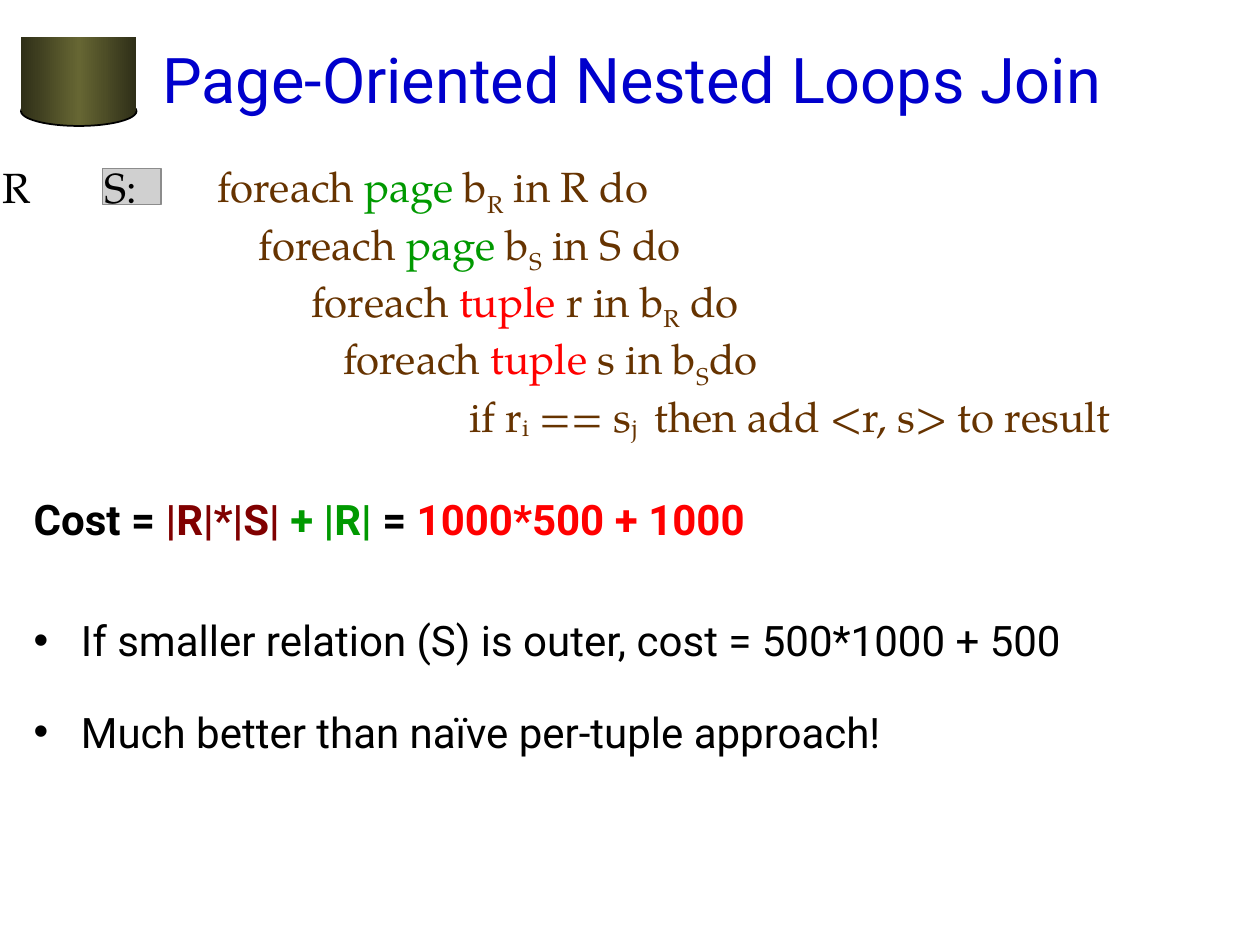
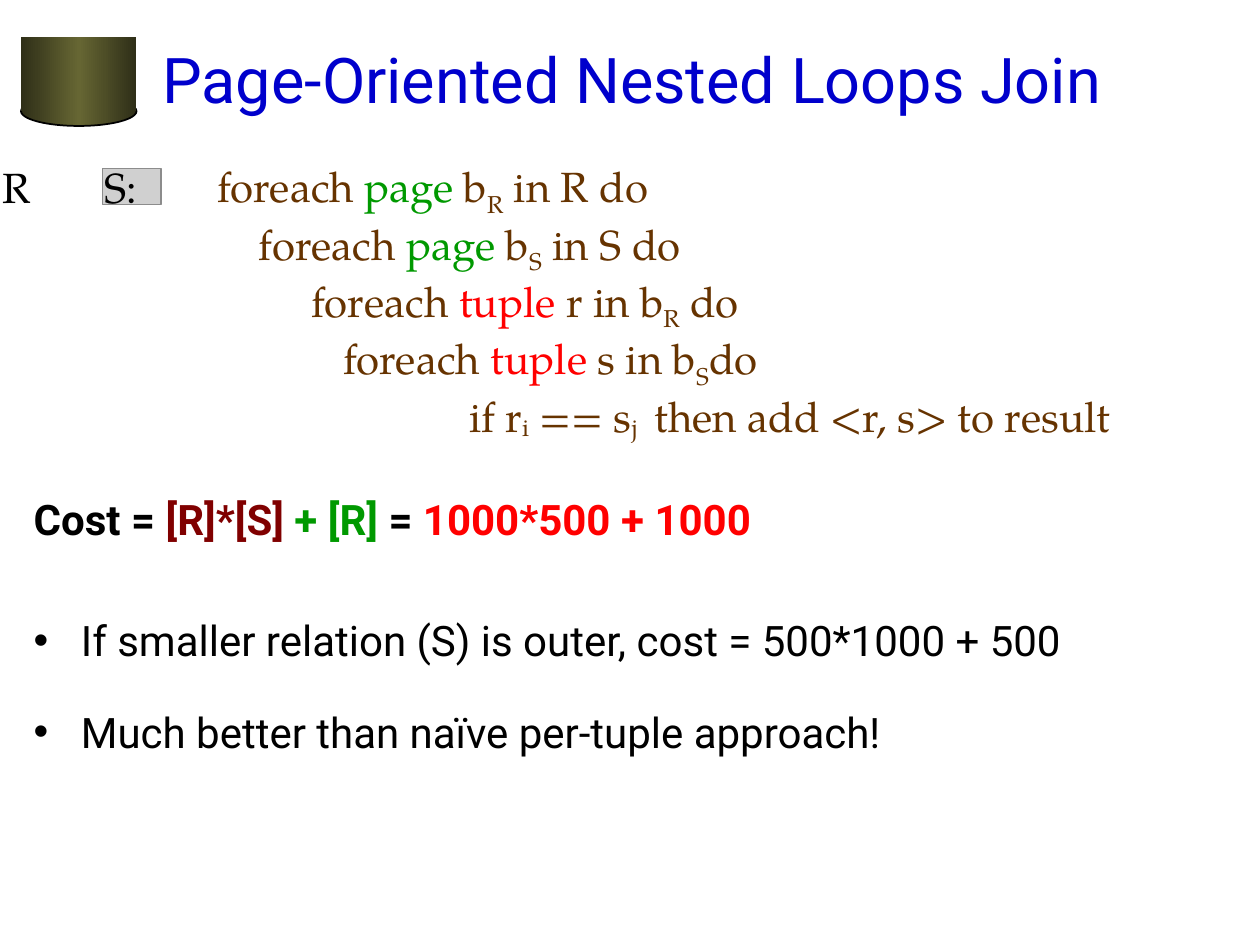
Before and after one commit to jhellerstein/cs186-07, a slide deck: slide 25 of lecs/13-QP1.ppt. Drawn at 1260x945 pixels with LibreOffice and Linux fonts; fonts in the diff are those of the drawing; grey boxes stand for pictures; background and template pictures are left out. Boxes give left, top, right and bottom in pixels: in the first picture for what was removed or moved away, otherwise in the second. Text is boxed around its words. In the diff, an @@ line names an element or a change of style, - is before the commit and + after.

```diff
--- a/lecs/13-QP1.ppt
+++ b/lecs/13-QP1.ppt
@@ text at bbox=[34, 500, 751, 542]: text changed @@
-Cost = |R|*|S| + |R| = 1000*500 + 1000
+Cost = [R]*[S] + [R] = 1000*500 + 1000
```
Also in this commit, not shown: 7 other slides changed, 1 other file.
